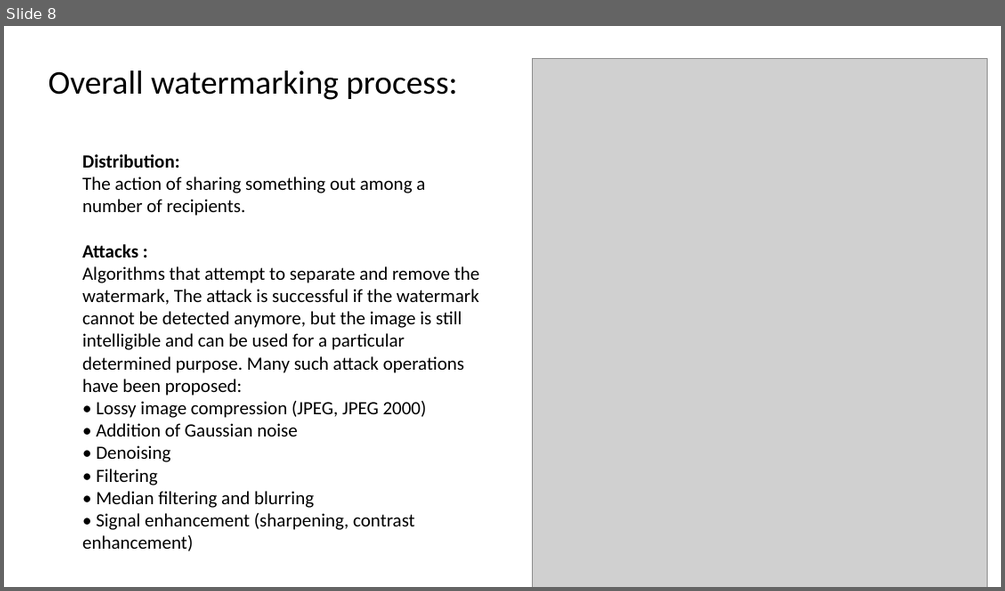
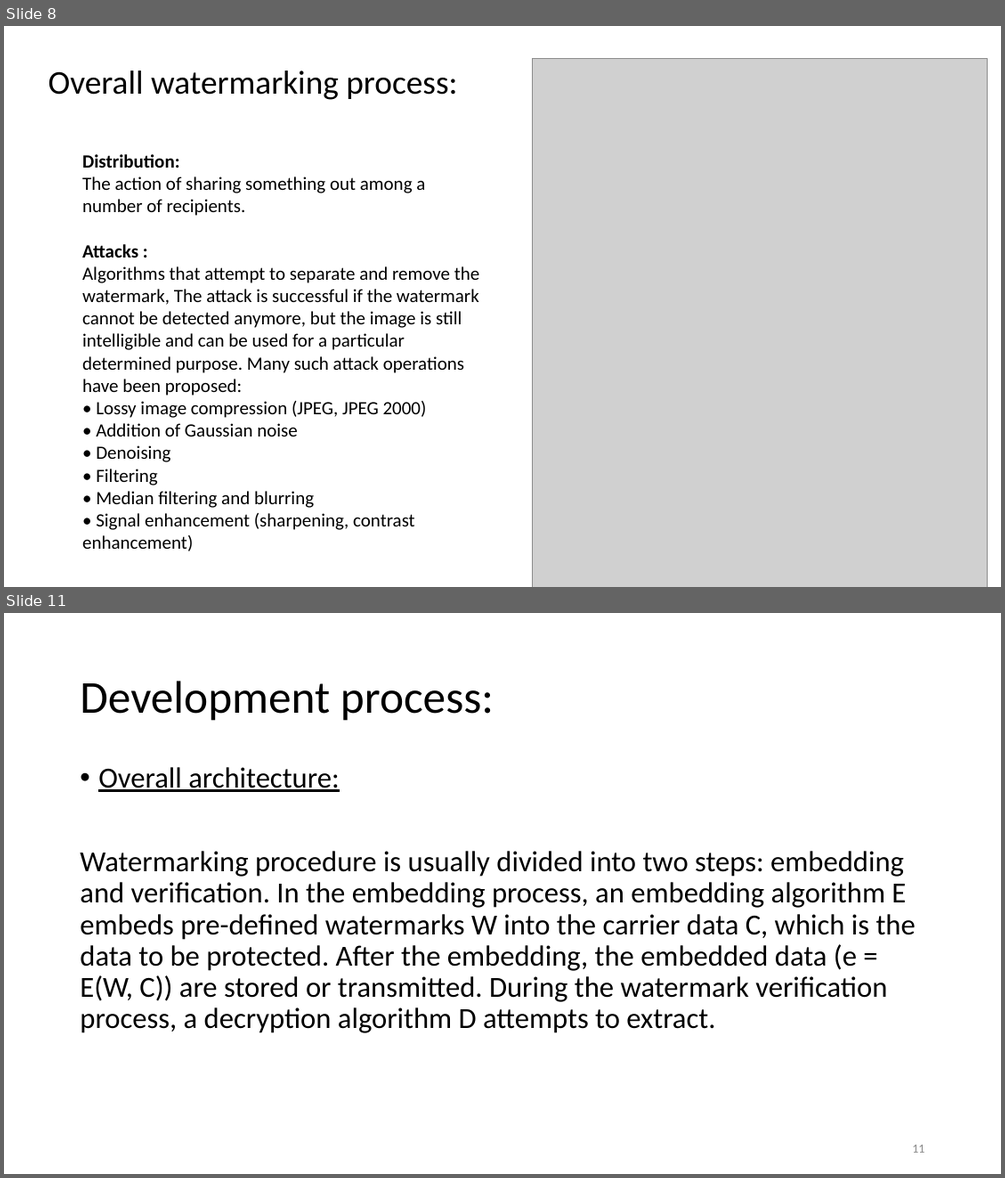
Before and after one commit to wadiemendja/watermarkNN, a slide deck: Presentation.pptx. Shown one above the other, each under a label of ours: slide 8 before the commit, slides 8 and 11 after it; the slides between them are not shown. The pictures are 1005x591 and 1005x1178 pixels, drawn with LibreOffice and Linux fonts; fonts in the diff are those of the drawing; grey boxes stand for pictures. Boxes give left, top, right and bottom in pixels: in the first picture for what was removed or moved away, otherwise in the second. Text is boxed around its words. In the diff, an @@ line names an element or a change of style, - is before the commit and + after.

```diff
--- a/Presentation.pptx
+++ b/Presentation.pptx
@@ slide 11 added at box(4, 613, 1001, 1174), background #FFFFFF @@
@@ title added at box(80, 681, 494, 721), 44 pt, text #000000 @@
+Development process:
@@ text added at box(80, 767, 915, 1033), 28 pt, text #000000 @@
+• Overall architecture:
+Watermarking procedure is usually divided into two steps: embedding and verification. In the embedding process, an embedding algorithm E embeds pre-defined watermarks W into the carrier data C, which is the data to be protected. After the embedding, the embedded data (e = E(W, C)) are stored or transmitted. During the watermark verification process, a decryption algorithm D attempts to extract.
@@ page number added at box(912, 1144, 924, 1152), 12 pt, text #8C8C8C @@
+11
```
Also in this commit, not shown: 5 slides changed, 9 other slides added, 5 slides removed.
